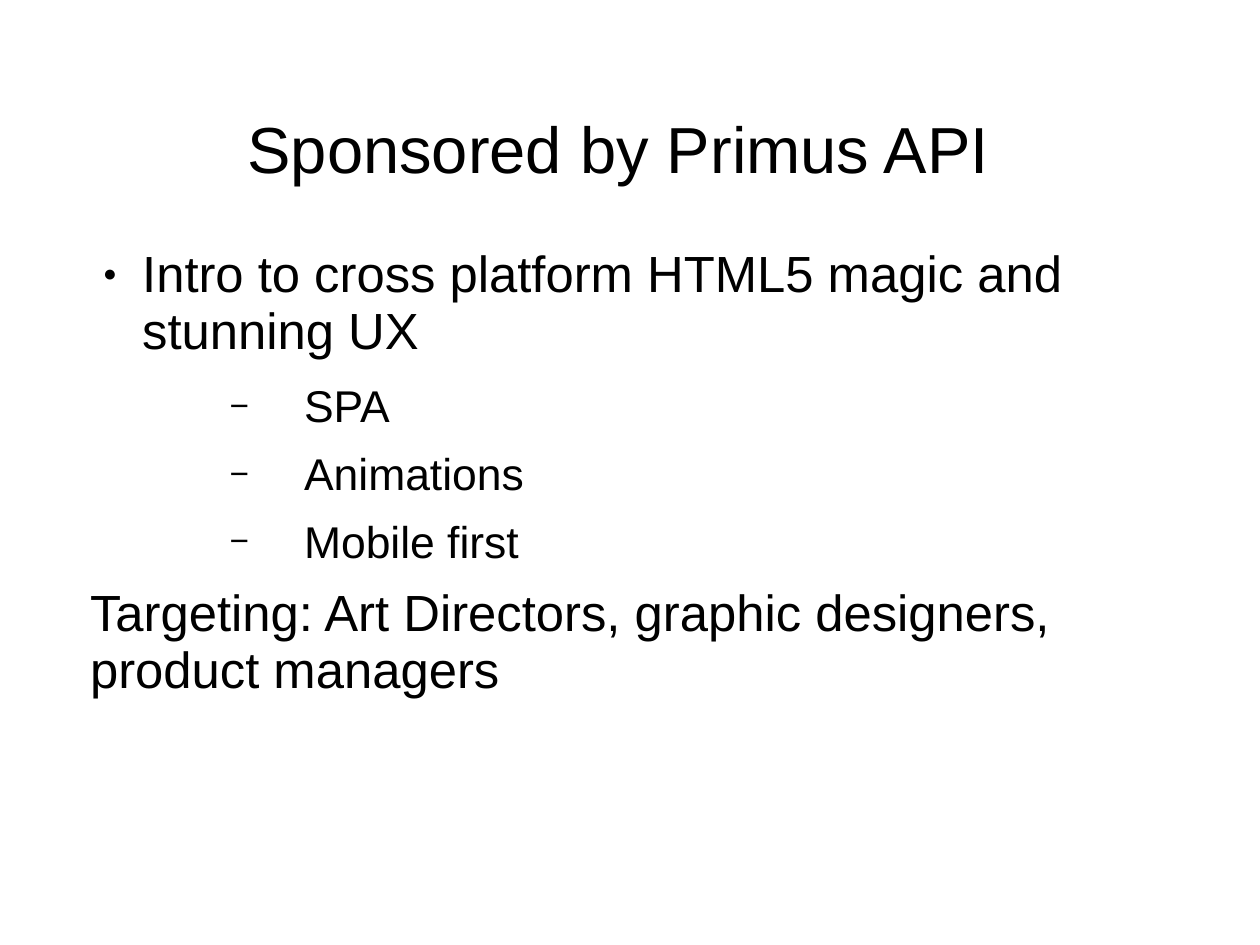
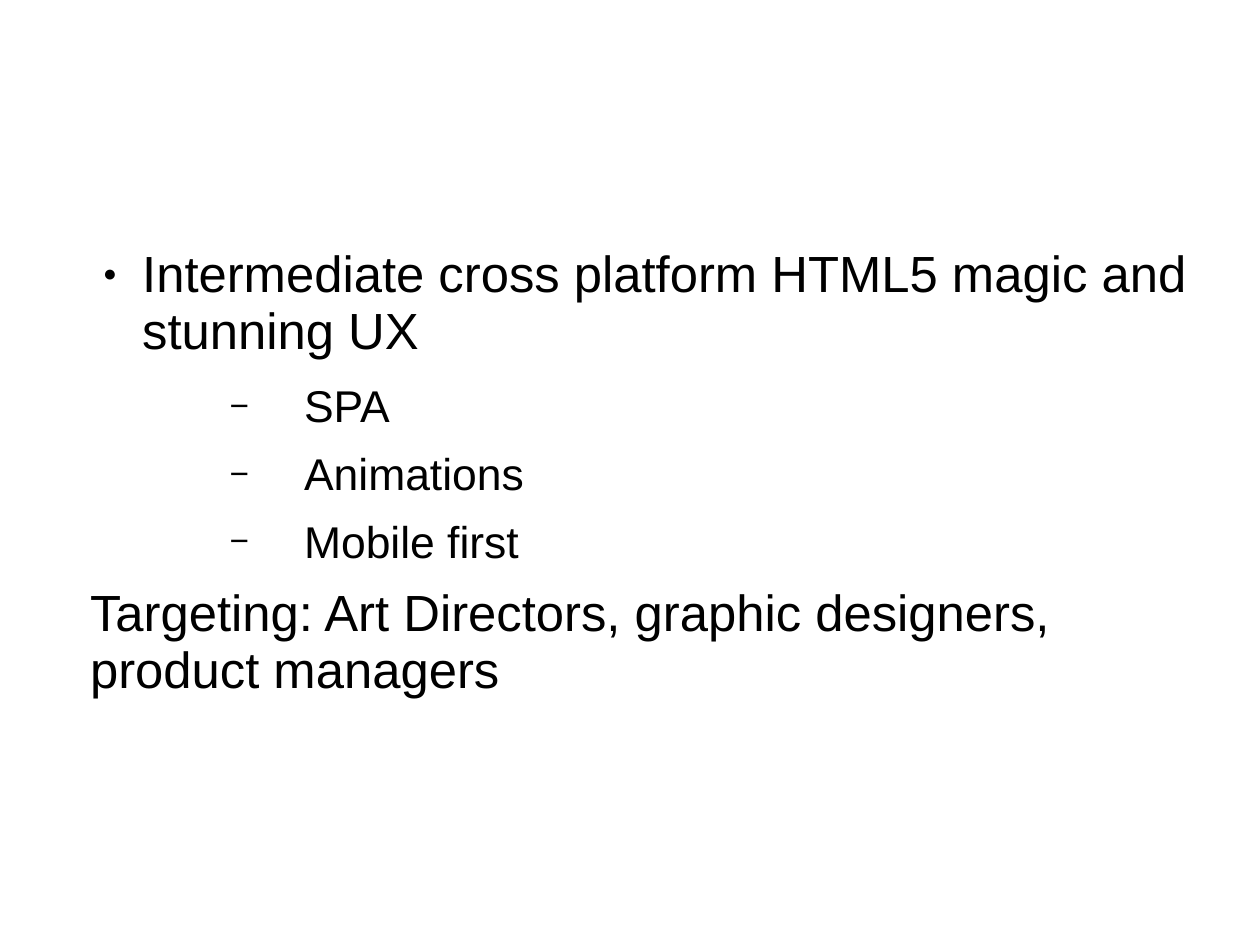
Before and after one commit to shawea/blueGrass, a slide deck: slide 3 of trainTheTrainer/1of2.odp. Drawn at 1260x945 pixels with LibreOffice and Linux fonts; fonts in the diff are those of the drawing; background and template pictures are left out. Boxes give left, top, right and bottom in pixels: in the first picture for what was removed or moved away, otherwise in the second. Text is boxed around its words. In the diff, an @@ line names an element or a change of style, - is before the commit and + after.

```diff
--- a/trainTheTrainer/1of2.odp
+++ b/trainTheTrainer/1of2.odp
@@ title removed at [248, 126, 989, 186] @@
-Sponsored by Primus API
@@ text at [142, 255, 1187, 359]: text changed @@
-● Intro to cross platform HTML5 magic and stunning UX
+● Intermediate cross platform HTML5 magic and stunning UX
```
Also in this commit, not shown: 3 other slides changed, 1 slide removed, 22 other files.
